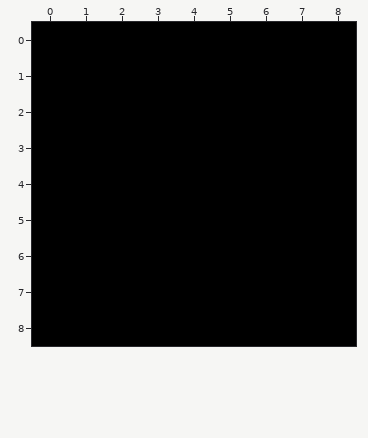
A Tiled map gets an edit: Secludedness-android/assets/maps/test.tmx. The first picture shows the starting point.
Cells are 64x64 px. Shown: x 0..8, y 0..8.
Once edited:
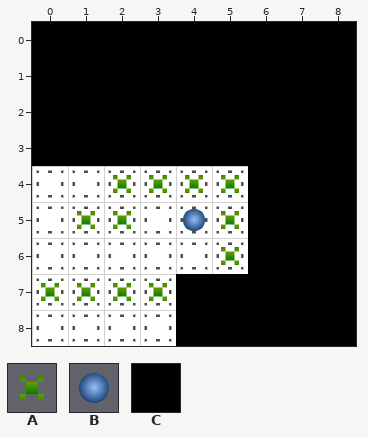
Key: from "texturesV1": A 2, B 3, C 6.
_ is an empty cell.
Diff:
Layer "foreground":
Tile A now appears in row 4 at x 2 to 5; in row 5 at x 1 to 2; in row 6 at x 5; in row 7 at x 0 and 2 to 3.
The edit erases the tile that lay hidden in row 5 at x 3 to 4.
Layer "portal":
Tile B now appears in row 5 at x 4.
Layer "exit":
The edit erases the tile that lay hidden in row 6 at x 4.
Layer "fog":
The edit erases tile C in rows 4 to 6 at x 0 to 5; in rows 7 to 8 at x 0 to 3.
